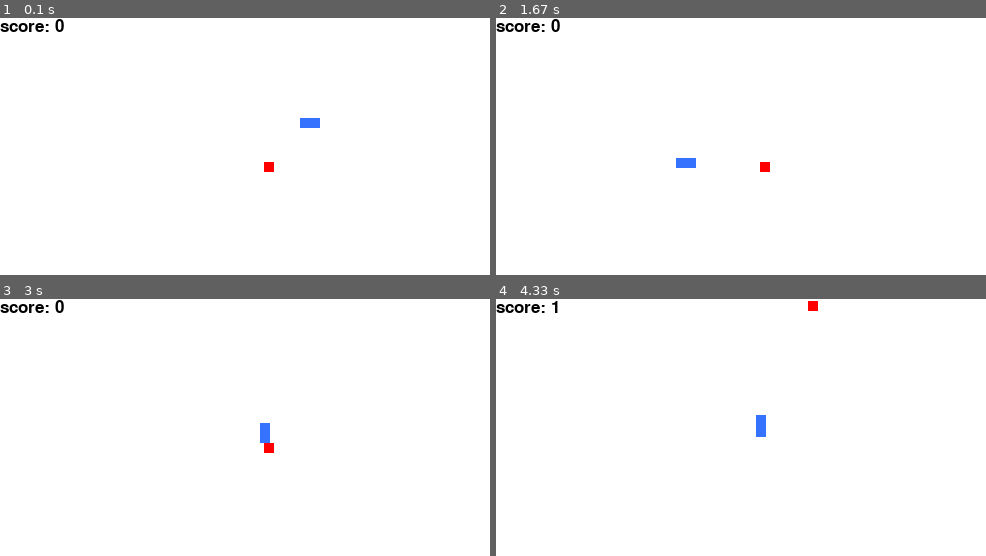
Above: before the commit, frames 1-4 (two rows, left to right).
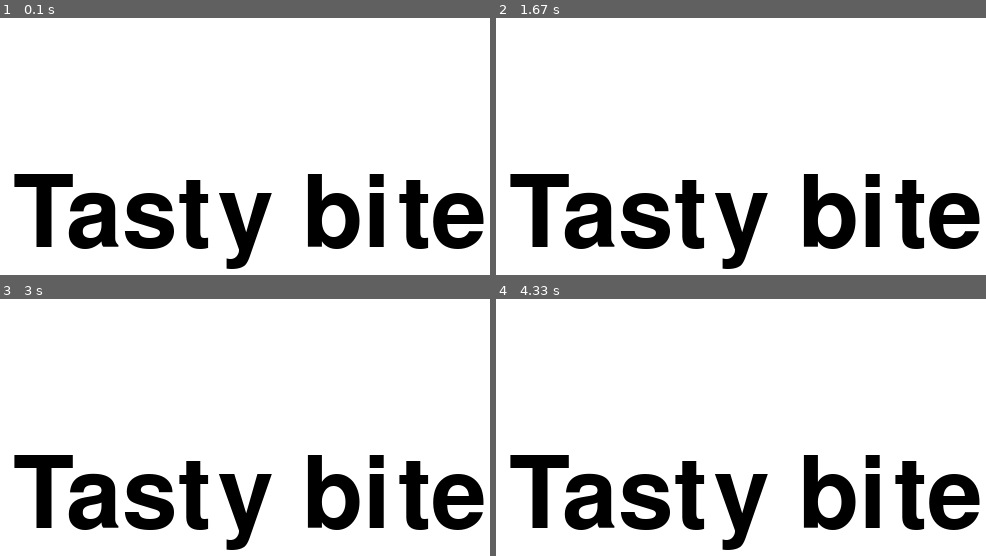
Above: after the commit, the same moments.

Repository: ucnnaji/Python-pygame
Game: pygame game, started from Tastybite.py
Two runs of this game, one before a commit and one after it. Both use one fixed random seed, a clock stepped at 60 frames per second and the inputs below.
Inputs:
- Up to frame 1 (0.1 s): no input
- Up to frame 2 (1.67 s): hold Left 0.33-0.87 s; hold Down 0.9-1.2 s; hold Left 1.23-1.63 s
- Up to frame 3 (3 s): hold Up 1.67-2.03 s; hold Right 2.07-2.7 s; hold Down from 2.73 s (still down)
- Up to frame 4 (4.33 s): release Down at 3.1 s; hold Left 3.13-3.6 s; hold Right 3.63-4.1 s; hold Up from 4.13 s (still down)

The runs differ from the first frame. In frame 1, 12% of the frame differs, in the area x 0-99%, y 0-98%; in frame 2, 12%; in frame 3, 12%; in frame 4, 12%.

Commit message:
Update Tastybite.py
Addition of sound effects and music
Addition of game intro

Diff:
--- a/Tastybite.py
+++ b/Tastybite.py
@@ -3,6 +3,11 @@
 import random
 
 pygame.init()
+
+#sound effects
+pygame.mixer.music.load("Deep Mind - Jeremy Black.mp3")
+crash_sound=pygame.mixer.Sound("Mirror Shattering.wav")
+chop_sound=pygame.mixer.Sound("Eating-Sound.wav")
 
 
 display_width=500
@@ -28,15 +33,57 @@
 def chop(thing_x, chop_y, chop_w, chop_h, color):
     pygame.draw.rect(gameDisplay, color, [thing_x, chop_y, chop_w, chop_h])
 
+#score
 def interset(count):
     font=pygame.font.SysFont(None, 25)
     text=font.render("score: "+str(count), True, black)
     gameDisplay.blit(text,(0,0))
 
+def text_objects(text, font):
+    textSurface = font.render(text, True, black)
+    return textSurface, textSurface.get_rect()
+
+#introduction message
+def message_display(text):
+    largeText= pygame.font.Font('freesansbold.ttf', 50)
+    TextSurf, TextRect = text_objects(text, largeText)
+    TextRect.center = ((display_width/2),(display_height/2))
+    gameDisplay.blit(TextSurf, TextRect)
+
+    pygame.display.update()
+
+#Game introduction
+def game_intro():
+
+    intro = True
+
+    while intro:
+        for event in pygame.event.get():
+            #print(event)
+            if event.type == pygame.QUIT:
+                pygame.quit()
+                quit()
+
+        #gameDisplay.blit(img,(250,250))
+
+        gameDisplay.fill(white)
+        largeText = pygame.font.Font('freesansbold.ttf',100)
+        TextSurf, TextRect = text_objects("Tasty bite", largeText)
+        TextRect.center = ((display_width/2),(display_height/2))
+        gameDisplay.blit(TextSurf, TextRect)
+
+        pygame.display.update()
+        time.sleep(5)
+        clock.tick(20)
+
+        long_locate()
+
 
 
 #snake location
 def long_locate():
+    pygame.mixer.music.play(-1)
+
     x = 300
     y = 100
 
@@ -119,44 +166,52 @@
         interset(contact)
 
 
-        if x==thing_x and y==chop_y :           #this happens in extremely rare cases hence my choice of 3
+        if x==thing_x and y==chop_y :           #this occurs less often
+            pygame.mixer.Sound.play(chop_sound)
             incre_w+=2
             contact+=1
             chop_y=random.randrange(0,display_height-20,2)
             thing_x =random.randrange(0,display_width-20,2)
-            print("haaaaa")
+
 
 
 
         #LOGIC FOR SNAKE COMING TOWARDS Y AXIS PART 1
-        if x+8==thing_x and y== chop_y-2 or x+6==thing_x and y==chop_y-4 or x+4==thing_x and y==chop_y-6 or x+2==thing_x and y==chop_y-8:                #new thinking
+        if x+8==thing_x and y== chop_y-2 or x+6==thing_x and y==chop_y-4 or x+4==thing_x and y==chop_y-6 or x+2==thing_x and y==chop_y-8:
+            pygame.mixer.Sound.play(chop_sound)
             incre_w +=2
             contact +=1
             chop_y=random.randrange(0,display_height-20,2)
             thing_x =random.randrange(0,display_width-20,2)   #food x axis
-            print (2)
+
 
 
         #LOGIC FOR SNAKE COMING TOWARDS Axis PART 2
-        if x-8==thing_x and y== chop_y+2 or x-6==thing_x and y==chop_y+4 or x-4==thing_x and y==chop_y+6 or x-2==thing_x and y==chop_y+8  : #new thinking
+        if x-8==thing_x and y== chop_y+2 or x-6==thing_x and y==chop_y+4 or x-4==thing_x and y==chop_y+6 or x-2==thing_x and y==chop_y+8  :
+            pygame.mixer.Sound.play(chop_sound)
             incre_w +=2
             contact +=1
             chop_y=random.randrange(0,display_height-20,2)
             thing_x =random.randrange(0,display_width-20,2)
-            print (-2)
+
 
 
         #LOGIC FOR OUT OF SCREEN
         if x > display_width or x<0:
+            pygame.mixer.Sound.play(crash_sound)
+            pygame.mixer.music.stop()
             long_locate()
             interset(contact)
         if y > display_height or y<0:
+            pygame.mixer.Sound.play(crash_sound)
+            pygame.mixer.music.stop()
             long_locate()
             interset(contact)
 
 
         pygame.display.update()
         clock.tick(60)
-long_locate()
+
+game_intro()
 pygame.quit()
 quit()
